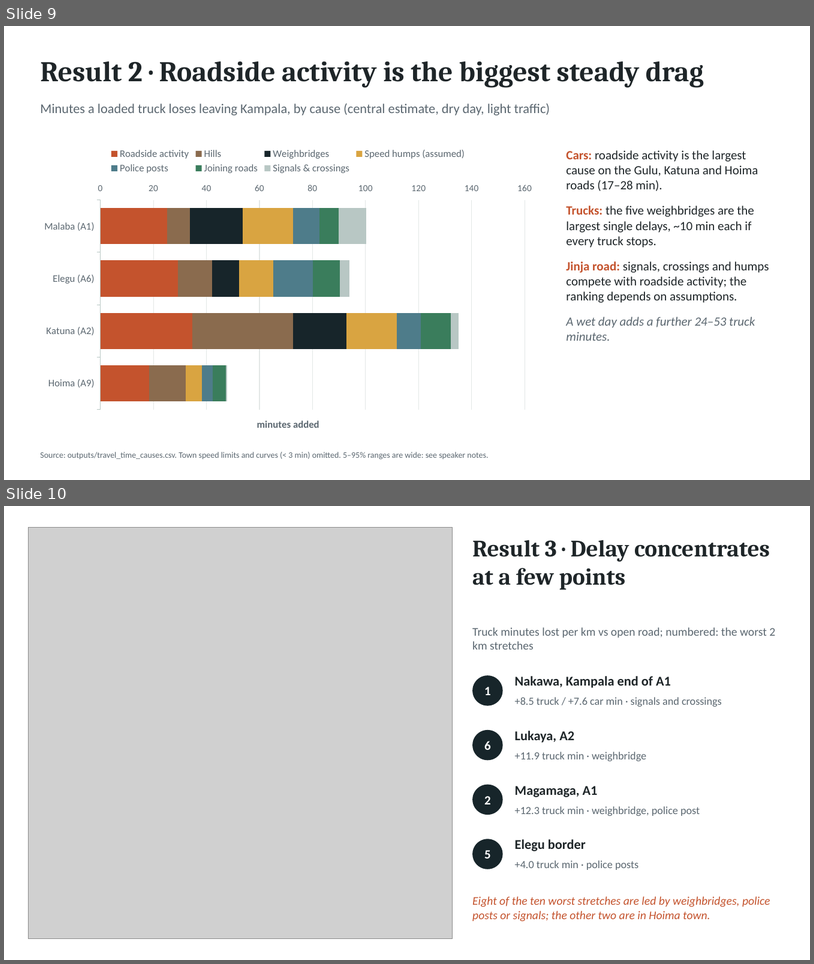
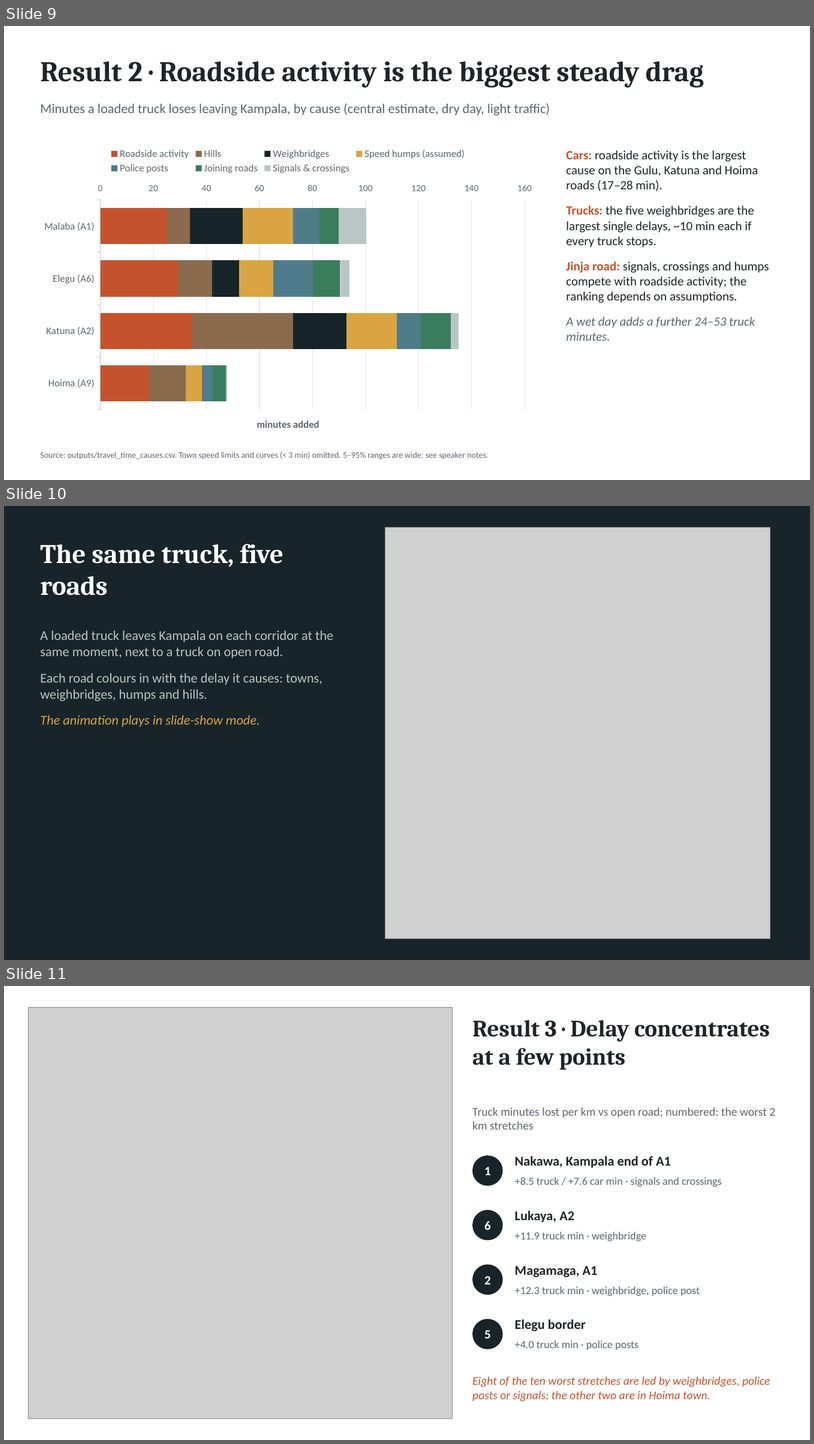
Before and after one commit to gavacharles/uganda-trade-corridors, a slide deck: presentation/highways_high_streets.pptx. Shown one above the other, each under a label of ours: slides 9 and 10 before the commit, slides 9, 10 and 11 after it. The pictures are 814x964 and 814x1444 pixels, drawn with LibreOffice and Linux fonts; fonts in the diff are those of the drawing; grey boxes stand for pictures. Boxes give left, top, right and bottom in pixels: in the first picture for what was removed or moved away, otherwise in the second. Text is boxed around its words. In the diff, an @@ line names an element or a change of style, - is before the commit and + after.

```diff
--- a/presentation/highways_high_streets.pptx
+++ b/presentation/highways_high_streets.pptx
@@ slide 10 added at [4, 506, 810, 960], background #17252A @@
@@ picture added at [385, 527, 771, 939] @@
@@ text added at [40, 544, 284, 595], 32 pt, text #FFFFFF, bold @@
+The same truck, five roads
@@ text added at [40, 630, 333, 727], 16 pt, text #B8C7C4 @@
+A loaded truck leaves Kampala on each corridor at the same moment, next to a truck on open road.
+Each road colours in with the delay it causes: towns, weighbridges, humps and hills.
+The animation plays in slide-show mode.
@@ what was slide 10 is now slide 11 @@
```
Also in this commit, not shown: 3 slides changed, 5 other slides added, 20 other files.
